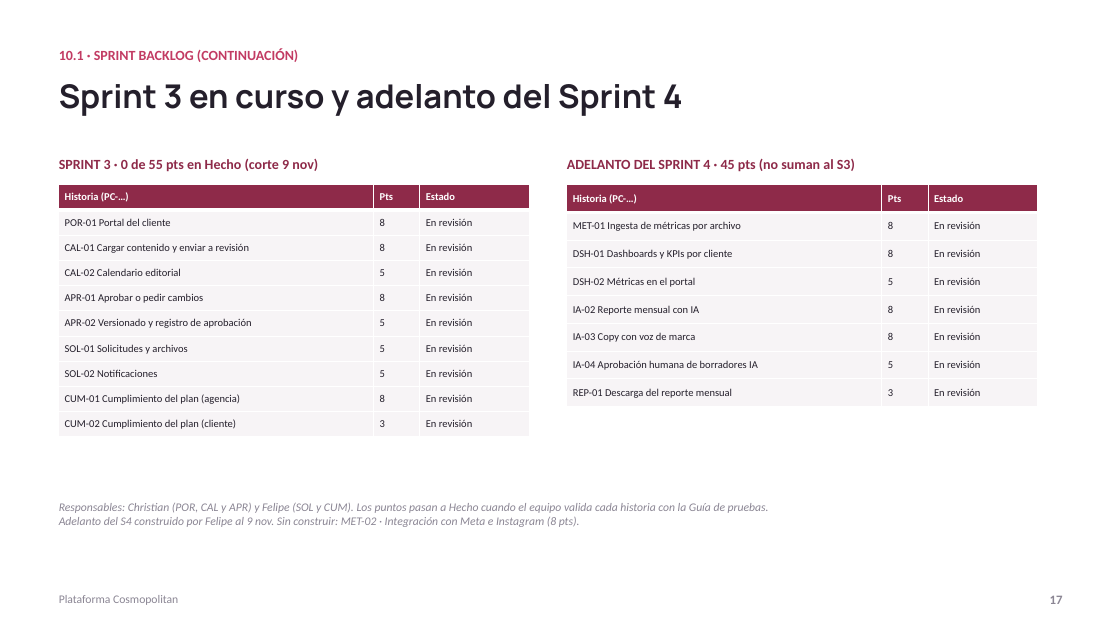
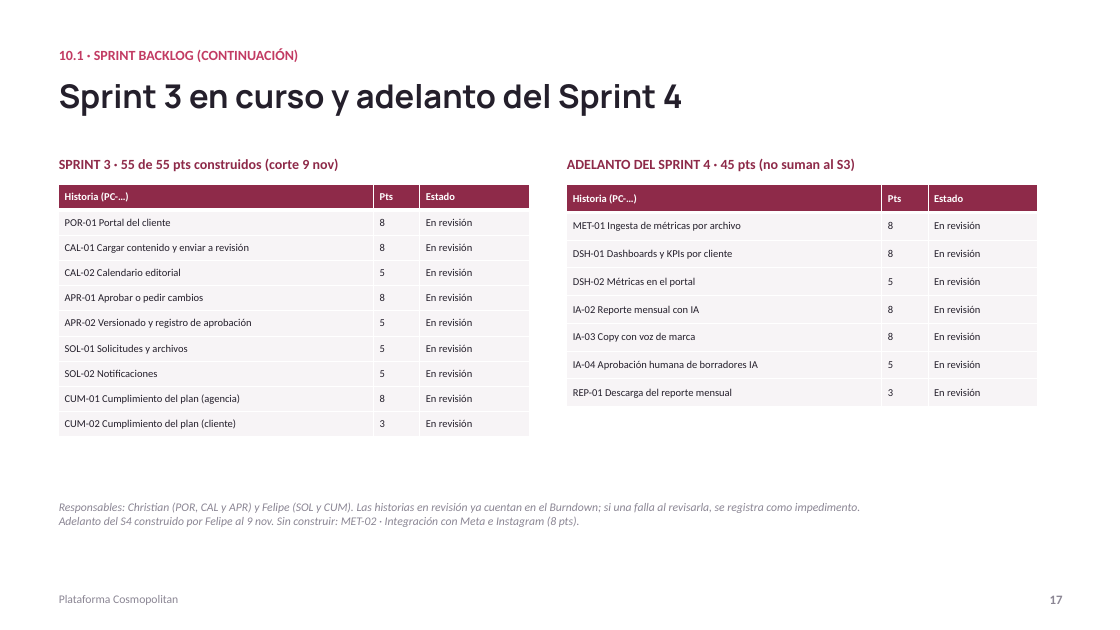
Before and after one commit to ChristianCuadra/capstone, a slide deck: slide 17 of Fase 2/Evidencias Proyecto/Presentación Proyecto.pptx. Drawn at 1120x630 pixels with LibreOffice and Linux fonts; fonts in the diff are those of the drawing. Boxes give left, top, right and bottom in pixels: in the first picture for what was removed or moved away, otherwise in the second. Text is boxed around its words. In the diff, an @@ line names an element or a change of style, - is before the commit and + after.

Commit message:
Burndown S3: las historias en revisión cuentan como avance (criterio del 9 nov); Sprint Backlog, Incremento y presentación ajustados

```diff
--- a/Fase 2/Evidencias Proyecto/Presentación Proyecto.pptx
+++ b/Fase 2/Evidencias Proyecto/Presentación Proyecto.pptx
@@ text at bbox=[59, 159, 339, 172]: text changed @@
-SPRINT 3 · 0 de 55 pts en Hecho (corte 9 nov)
+SPRINT 3 · 55 de 55 pts construidos (corte 9 nov)
@@ text at bbox=[59, 503, 860, 513]: text changed @@
-Responsables: Christian (POR, CAL y APR) y Felipe (SOL y CUM). Los puntos pasan a Hecho cuando el equipo valida cada historia con la Guía de pruebas.
+Responsables: Christian (POR, CAL y APR) y Felipe (SOL y CUM). Las historias en revisión ya cuentan en el Burndown; si una falla al revisarla, se registra como impedimento.
```
Also in this commit, not shown: 3 other slides changed, 3 other files.
